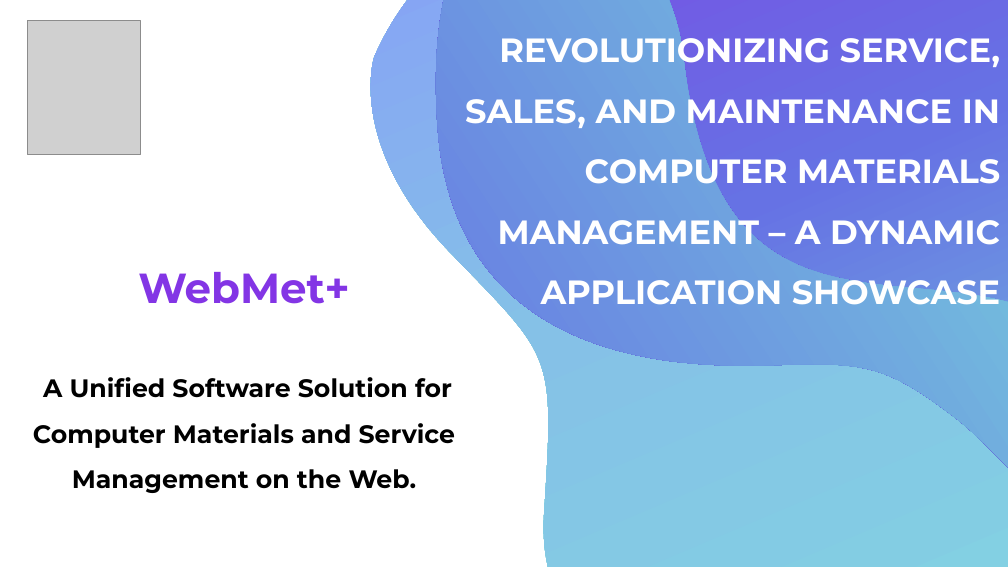
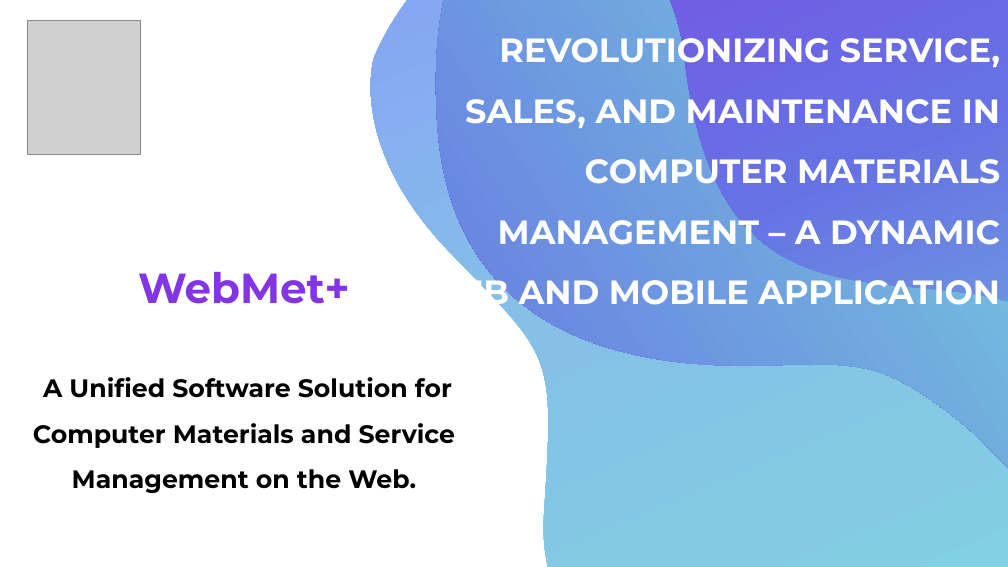
Before and after one commit to clintjeff2/webmet-plus-LANDMARK, a slide deck: slide 1 of Comuter materials.pptx. Drawn at 1008x567 pixels with LibreOffice and Linux fonts; fonts in the diff are those of the drawing; grey boxes stand for pictures. Boxes give left, top, right and bottom in pixels: in the first picture for what was removed or moved away, otherwise in the second. Text is boxed around its words. In the diff, an @@ line names an element or a change of style, - is before the commit and + after.

```diff
--- a/Comuter materials.pptx
+++ b/Comuter materials.pptx
@@ outline redrawn in 3 elements at (272, 0, 1008, 567), (293, 0, 1008, 567), (244, 0, 1008, 567) @@
@@ text at (422, 30, 1001, 312): text changed @@
-REVOLUTIONIZING SERVICE, SALES, AND MAINTENANCE IN COMPUTER MATERIALS MANAGEMENT – A DYNAMIC APPLICATION SHOWCASE
+REVOLUTIONIZING SERVICE, SALES, AND MAINTENANCE IN COMPUTER MATERIALS MANAGEMENT – A DYNAMIC WEB AND MOBILE APPLICATION
```
Also in this commit, not shown: 14 other slides changed.
